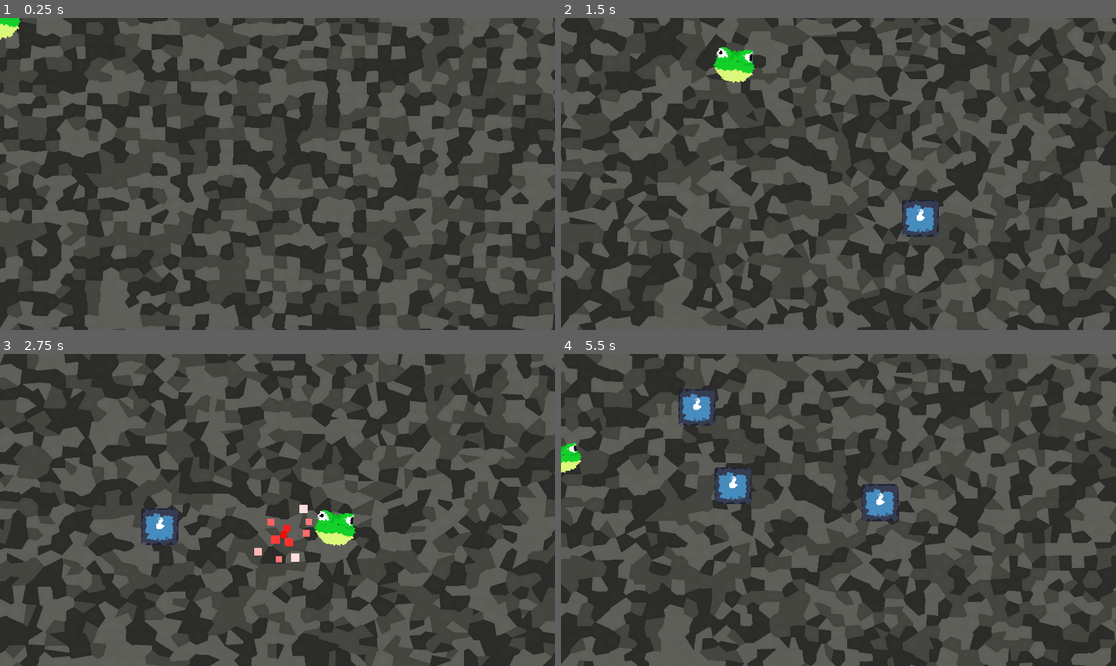
Above: before the commit, frames 1-4 (two rows, left to right).
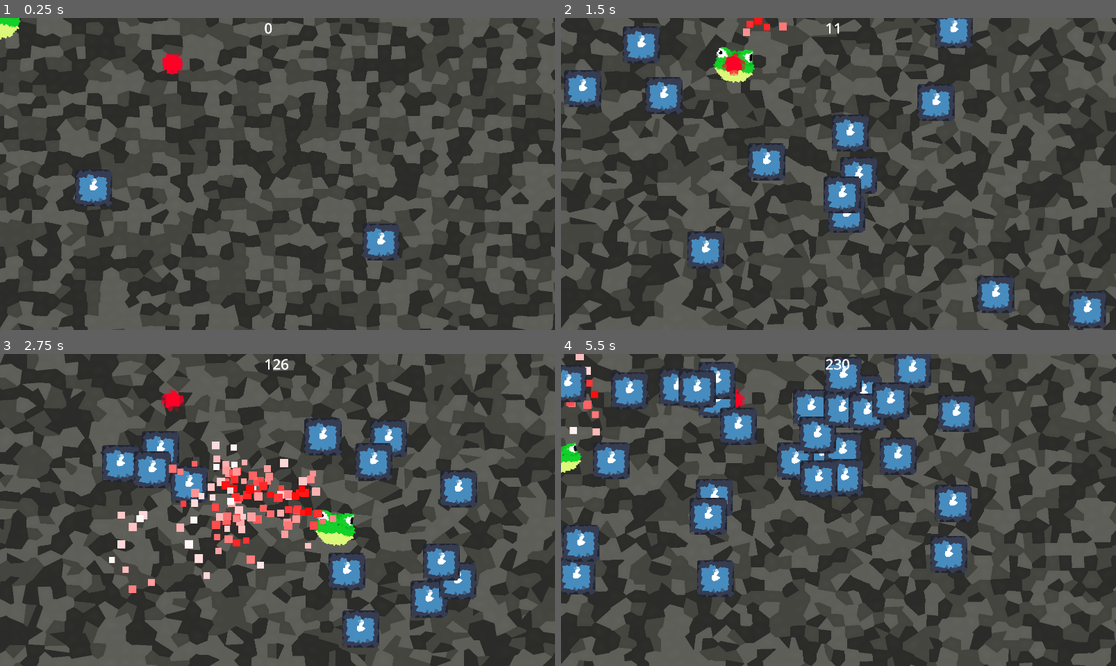
Above: after the commit, the same moments.

Repository: n2ize/FroschRoguelike
Game: Godot game, scene res://testlevel.tscn
Same seed, same stepped clock (60 frames per second), same inputs: the game is played once before the commit and once after it. The engine's default icon, where the game draws it, is replaced by a stand-in: a white triangle on a blue panel in a dark square.
Inputs:
- Up to frame 1 (0.25 s): no input
- Up to frame 2 (1.5 s): hold D (move_right) 0.53-1.28 s; hold S (move_down) from 1.28 s (still down)
- Up to frame 3 (2.75 s): release S (move_down) at 2.03 s; hold D (move_right) from 2.03 s (still down)
- Up to frame 4 (5.5 s): release D (move_right) at 2.78 s; hold W (move_up) 2.78-3.53 s; hold A (move_left) 3.53-5.03 s; hold S (move_down) from 5.03 s (still down)

The runs differ from the first frame. In frame 1, 1.4% of the frame differs, in the area x 13-72%, y 1-78%; in frame 2, 8.8%; in frame 3, 12%; in frame 4, 17%, in the area x 0-75%, y 0-78%.

Commit message:
+score system, +Bullets, +enemy death animation

Diff:
--- /dev/null
+++ b/Bullet.tscn
@@ -0,0 +1,24 @@
+[gd_scene format=3 uid="uid://dd0b57gusre8d"]
+
+[ext_resource type="Shader" uid="uid://cu1k7n753ljyd" path="res://Shader/bulletshader.gdshader" id="1_4s4u5"]
+[ext_resource type="Script" uid="uid://btf7whwcetgt7" path="res://bullet.gd" id="1_7281b"]
+[ext_resource type="Texture2D" uid="uid://q65useh16d1q" path="res://Assets/bullet.png" id="1_ayd6b"]
+
+[sub_resource type="CircleShape2D" id="CircleShape2D_7281b"]
+radius = 7.0
+
+[sub_resource type="ShaderMaterial" id="ShaderMaterial_7281b"]
+shader = ExtResource("1_4s4u5")
+shader_parameter/cell_size = 2.6670000791825
+shader_parameter/randomness = 0.9
+shader_parameter/anim_speed = 1.4690000697775
+
+[node name="Bullet" type="Area2D" unique_id=1262204709]
+script = ExtResource("1_7281b")
+
+[node name="CollisionShape2D" type="CollisionShape2D" parent="." unique_id=1746917806]
+shape = SubResource("CircleShape2D_7281b")
+
+[node name="Sprite2D" type="Sprite2D" parent="." unique_id=570591453]
+material = SubResource("ShaderMaterial_7281b")
+texture = ExtResource("1_ayd6b")
--- /dev/null
+++ b/Shader/bulletshader.gdshader
@@ -0,0 +1,35 @@
+shader_type canvas_item;
+uniform float cell_size : hint_range(1.0, 100.0) = 30.0;
+uniform float randomness : hint_range(0.0, 1.0) = 0.9;
+uniform float anim_speed : hint_range(0.0, 2.0) = 0.3;
+
+vec2 hash2(vec2 p) {
+    p = vec2(dot(p, vec2(127.1, 311.7)),
+             dot(p, vec2(269.5, 183.3)));
+    return fract(sin(p) * 43758.5453123);
+}
+
+void fragment() {
+    vec2 px = UV / TEXTURE_PIXEL_SIZE;
+    vec2 scaled = px / cell_size;
+    vec2 base = floor(scaled);
+
+    float min_dist = 999.0;
+    vec2 best_uv = UV;
+
+    for (int j = -2; j <= 2; j++) {
+        for (int i = -2; i <= 2; i++) {
+            vec2 cell = base + vec2(float(i), float(j));
+            vec2 jitter = hash2(cell) * randomness;
+            vec2 animated = jitter + 0.3 * sin(TIME * anim_speed + jitter * 6.28);
+            vec2 center = (cell + 0.5 + animated) * cell_size;
+            float d = distance(px, center);
+            if (d < min_dist) {
+                min_dist = d;
+                best_uv = center * TEXTURE_PIXEL_SIZE;
+            }
+        }
+    }
+
+    COLOR = texture(TEXTURE, best_uv);
+}
--- /dev/null
+++ b/bullet.gd
@@ -0,0 +1,19 @@
+extends Area2D
+var direction = Vector2.ZERO
+const SPEED = 1000.0
+
+# Called when the node enters the scene tree for the first time.
+func _ready() -> void:
+	body_entered.connect(_on_body_entered)
+	pass # Replace with function body.
+
+
+# Called every frame. 'delta' is the elapsed time since the previous frame.
+func _process(delta: float) -> void:
+	position += direction * SPEED *delta
+	pass
+
+func _on_body_entered(body):
+	if body.is_in_group("enemy"):
+		body._on_body_entered(get_parent().get_node("enemie_1"))
+		#queue_free()
--- a/enemie_1.gd
+++ b/enemie_1.gd
@@ -4,6 +4,7 @@
 const SPEED = 300.0
 var player = null
 const Deatheffect = preload("res://gpu_particles_deathparticles.tscn")
+signal died
 
 func _ready() -> void:
 	player = get_tree().get_first_node_in_group("player")
@@ -28,6 +29,7 @@
 
 func _on_body_entered(body): #play here whatever should happen
 	if body.is_in_group("player"):
+		died.emit()
 		var effect = Deatheffect.instantiate()
 		effect.position = position
 		get_parent().add_child(effect)
--- a/testlevel.gd
+++ b/testlevel.gd
@@ -1,5 +1,6 @@
 extends Node2D
 const Enemy = preload("res://enemie_1.tscn")
+var score = 0
 
 # Called when the node enters the scene tree for the first time.
 func _ready() -> void:
@@ -13,8 +14,11 @@
 	var enemy = Enemy.instantiate()
 	enemy.position = pos
 	add_child(enemy)
+	enemy.died.connect(_on_enemy_died)
 
-
+func _on_enemy_died():
+	score += randi_range(7, 12)
+	$CanvasLayer/Score.text = str(score)
 
 # Called every frame. 'delta' is the elapsed time since the previous frame.
 func _process(delta: float) -> void:
--- a/testlevel.tscn
+++ b/testlevel.tscn
@@ -4,6 +4,7 @@
 [ext_resource type="Shader" uid="uid://n7f74f6m0d8m" path="res://Shader/backgroundlowpoly.gdshader" id="1_w3snd"]
 [ext_resource type="Texture2D" uid="uid://ceml7bjpwfpgm" path="res://Assets/icon.svg" id="2_pi5jr"]
 [ext_resource type="PackedScene" uid="uid://q02ls071tw71" path="res://frog_1.tscn" id="3_74kyy"]
+[ext_resource type="PackedScene" uid="uid://dd0b57gusre8d" path="res://Bullet.tscn" id="5_b5yu0"]
 
 [sub_resource type="ShaderMaterial" id="ShaderMaterial_pi5jr"]
 shader = ExtResource("1_w3snd")
@@ -12,6 +13,9 @@
 shader_parameter/color_dark = Color(0.17, 0.17, 0.16, 1)
 shader_parameter/color_mid = Color(0.27, 0.27, 0.25, 1)
 shader_parameter/color_light = Color(0.37, 0.37, 0.35, 1)
+
+[sub_resource type="LabelSettings" id="LabelSettings_kx2s4"]
+font_size = 50
 
 [node name="Node2D" type="Node2D" unique_id=1048977676]
 script = ExtResource("1_b5yu0")
@@ -26,4 +30,23 @@
 scale = Vector2(0.4, 0.4)
 
 [node name="Timer" type="Timer" parent="." unique_id=829925160]
+wait_time = 0.1
 autostart = true
+
+[node name="CanvasLayer" type="CanvasLayer" parent="." unique_id=723789655]
+
+[node name="Score" type="Label" parent="CanvasLayer" unique_id=298552225]
+anchors_preset = 5
+anchor_left = 0.5
+anchor_right = 0.5
+offset_left = -46.0
+offset_right = 46.0
+offset_bottom = 23.0
+grow_horizontal = 2
+size_flags_horizontal = 4
+text = "0"
+label_settings = SubResource("LabelSettings_kx2s4")
+
+[node name="Bullet" parent="." unique_id=1262204709 instance=ExtResource("5_b5yu0")]
+position = Vector2(596.99994, 159.99998)
+scale = Vector2(5, 5)
Binary file added: Assets/bullet.png
Not shown, added: Assets/bullet.png.import
Not shown, added: Shader/bulletshader.gdshader.uid
Not shown, added: bullet.gd.uid
